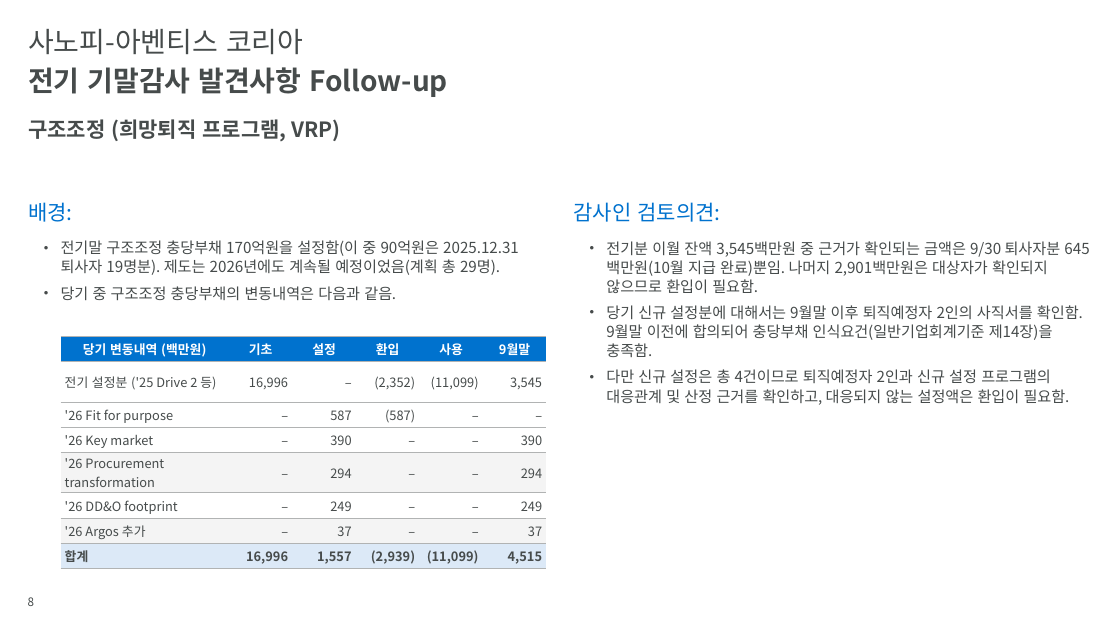
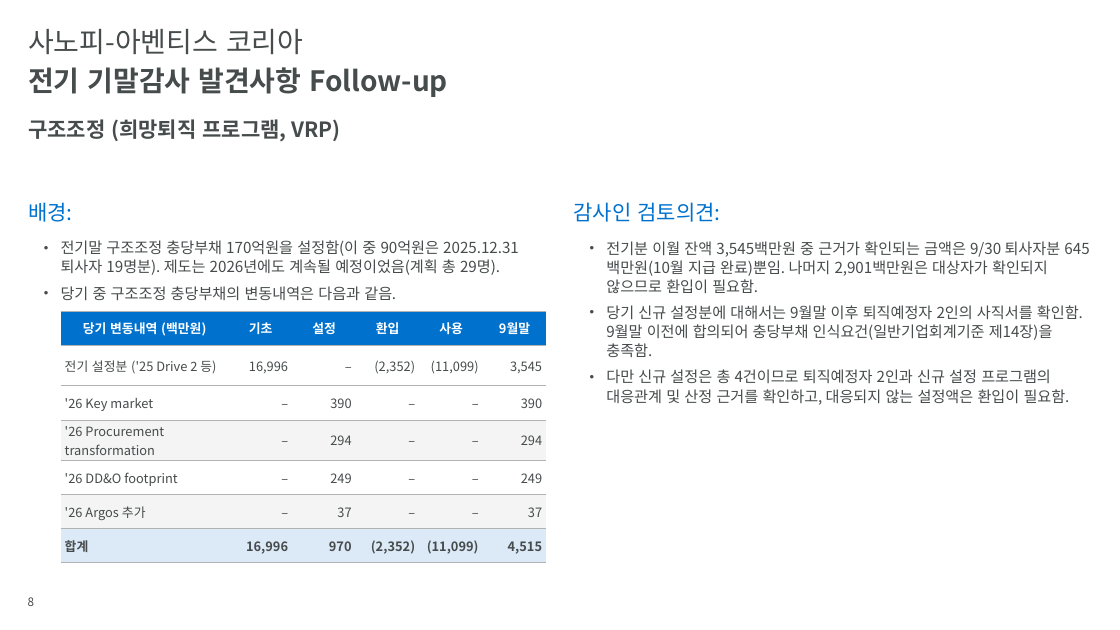
Before and after one commit to hansesle-maker/code, a slide deck: slide 8 of deliverables/SAK_FY2026_Interim_Closing_KO.pptx. Drawn at 1120x630 pixels with LibreOffice and Linux fonts; fonts in the diff are those of the drawing; background and template pictures are left out. Boxes give left, top, right and bottom in pixels: in the first picture for what was removed or moved away, otherwise in the second. Text is boxed around its words. In the diff, an @@ line names an element or a change of style, - is before the commit and + after.

```diff
--- a/deliverables/SAK_FY2026_Interim_Closing_KO.pptx
+++ b/deliverables/SAK_FY2026_Interim_Closing_KO.pptx
@@ table at box(60, 311, 548, 558) @@
-row 3: '26 Fit for purpose | – | 587 | (587) | – | –
-row 7, column 3: 1,557
+row 7, column 3: 970
-row 7, column 4: (2,939)
+row 7, column 4: (2,352)
@@ table: place and size @@
-table at box(60, 336, 548, 568)
+table at box(60, 311, 548, 558)
```
Also in this commit, not shown: 1 other file.
